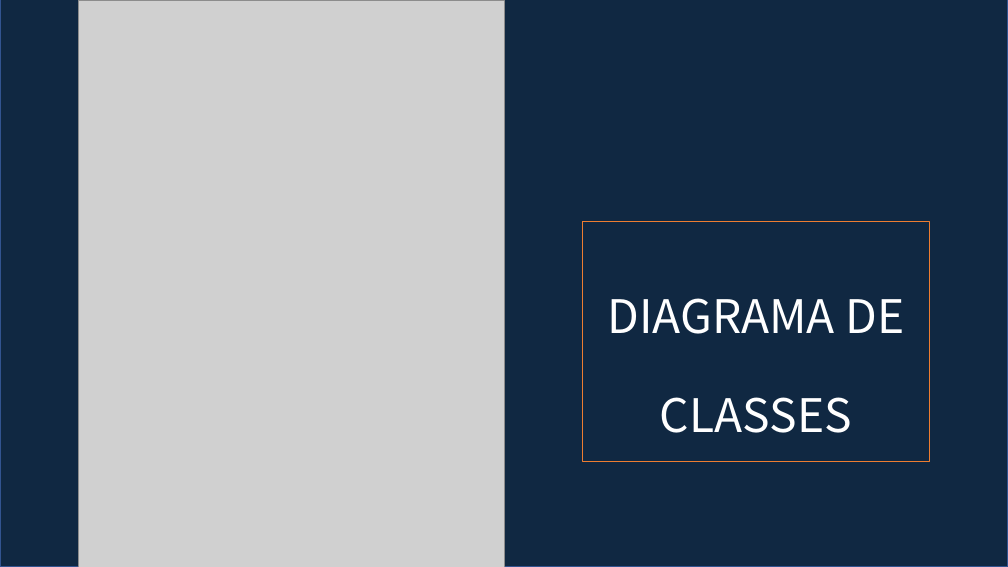
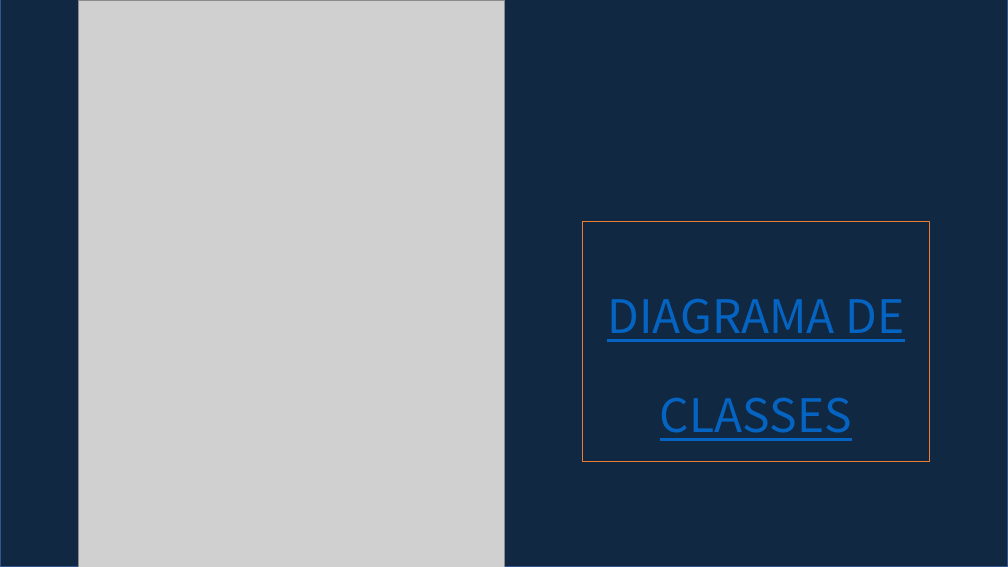
Before and after one commit to BandTec/grupo-05-adsa-20201, a slide deck: slide 6 of Supervisor 3.pptx (slide 9 before the commit). Drawn at 1008x567 pixels with LibreOffice and Linux fonts; fonts in the diff are those of the drawing; grey boxes stand for pictures. Boxes give left, top, right and bottom in pixels: in the first picture for what was removed or moved away, otherwise in the second. Text is boxed around its words. In the diff, an @@ line names an element or a change of style, - is before the commit and + after.

```diff
--- a/Supervisor 3.pptx
+++ b/Supervisor 3.pptx
@@ text "DIAGRAMA DE CLASSES" at bbox=[607, 298, 904, 441]: text colour #FFFFFF to #0563C1, underline on @@
```
Also in this commit, not shown: 14 other slides changed.
